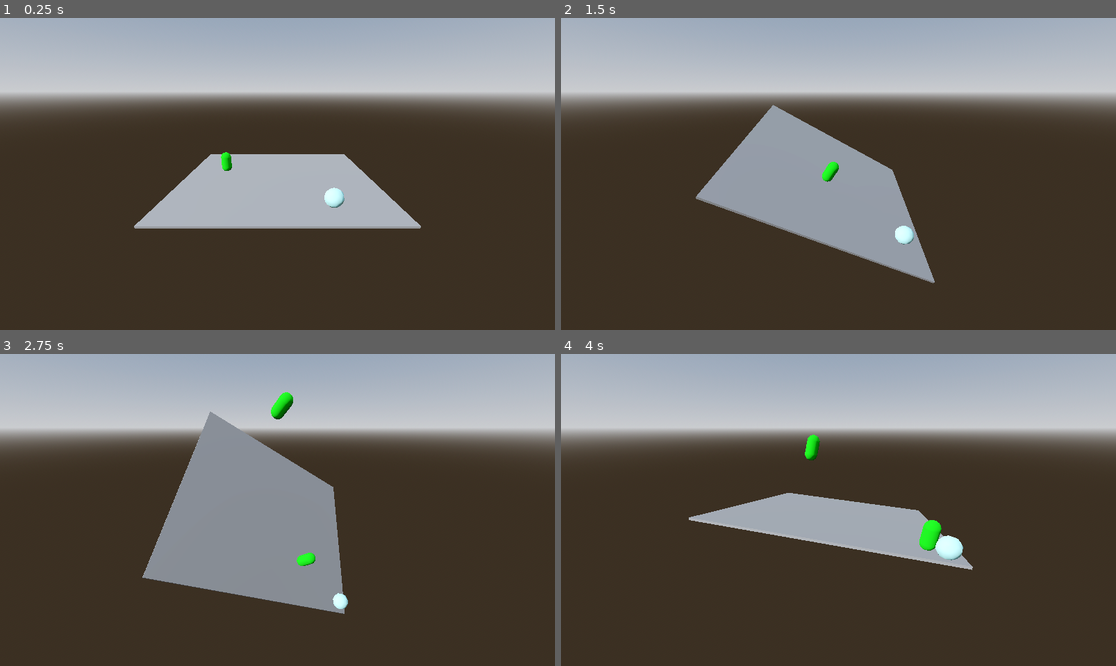
Above: before the commit, frames 1-4 (two rows, left to right).
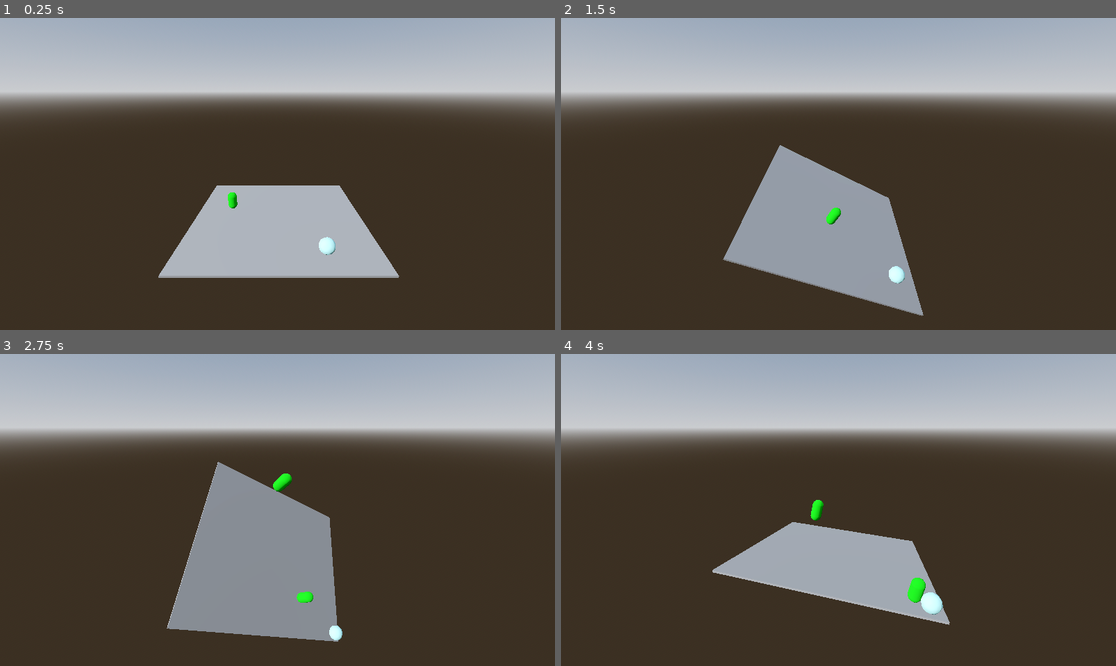
Above: after the commit, the same moments.

Repository: whatis6x9/DiseaseDodger
Game: Godot game, scene res://Scenes/Map1.tscn
The game is run twice, just before and just after one commit, with the same random seed, the same clock (stepped at 60 frames per second) and the same inputs. The engine's default icon, where the game draws it, is replaced by a stand-in: a white triangle on a blue panel in a dark square.
Inputs:
- Up to frame 1 (0.25 s): no input
- Up to frame 2 (1.5 s): hold D (right) 0.53-1.28 s; hold S (backward) from 1.28 s (still down)
- Up to frame 3 (2.75 s): release S (backward) at 2.03 s; hold D (right) from 2.03 s (still down)
- Up to frame 4 (4 s): release D (right) at 2.78 s; hold W (forward) 2.78-3.53 s; hold A (left) from 3.53 s (still down)

The runs differ from the first frame. In frame 1, 12% of the frame differs, in the area x 24-76%, y 42-84%; in frame 2, 10%; in frame 3, 9.9%; in frame 4, 11%.

Commit message:
Slight Changes

Diff:
--- a/Scenes/Map1.tscn
+++ b/Scenes/Map1.tscn
@@ -41,7 +41,7 @@
 size = Vector3(12.473633, 0.123291016, 11.0251465)
 
 [node name="Camera3D" type="Camera3D" parent="." unique_id=1111090931]
-transform = Transform3D(1, 0, 0, 0, 0.9267845, 0.37559348, 0, -0.37559348, 0.9267845, 0, 5.4820185, 12.842445)
+transform = Transform3D(1, 0, 0, 0, 0.9267845, 0.37559348, 0, -0.37559348, 0.9267845, -0.06447315, 8.912606, 13.2782755)
 
 [node name="BubbleBoy" parent="." unique_id=1935134588 instance=ExtResource("3_2t7xj")]
 transform = Transform3D(1, 0, 0, 0, 1, 0, 0, 0, 1, 2.8459258, 0.8286402, 3.8359106)
@@ -58,9 +58,10 @@
 script = ExtResource("5_f6pk4")
 enemies = Array[PackedScene]([ExtResource("3_4ov7l")])
 enemiesPerWave = 1
+maxWaves = 5
 
 [node name="CollisionShape3D" type="CollisionShape3D" parent="Enemy Spawner" unique_id=828868260]
-transform = Transform3D(1, 0, 0, 0, 1, 0, 0, 0, 1, 0, 0.44782925, 0)
+transform = Transform3D(1, 0, 0, 0, 1, 0, 0, 0, 1, 0, -0.114783764, 0)
 shape = SubResource("BoxShape3D_f6pk4")
 
 [node name="Timer" type="Timer" parent="Enemy Spawner" unique_id=955789196]
--- a/Scenes/Platform.tscn
+++ b/Scenes/Platform.tscn
@@ -29,7 +29,7 @@
 shape = SubResource("BoxShape3D_hr86y")
 
 [node name="Wall3" type="CollisionShape3D" parent="." unique_id=1917541674]
-transform = Transform3D(-4.371139e-08, 0, -1, 0, 1, 0, 1, 0, -4.371139e-08, -5.919, 2.6895797, 0)
+transform = Transform3D(-4.371139e-08, 0, -1, 0, 1, 0, 1, 0, -4.371139e-08, -5.919, 0.2371521, 0)
 shape = SubResource("BoxShape3D_hr86y")
 
 [node name="Wall4" type="CollisionShape3D" parent="." unique_id=327581352]
